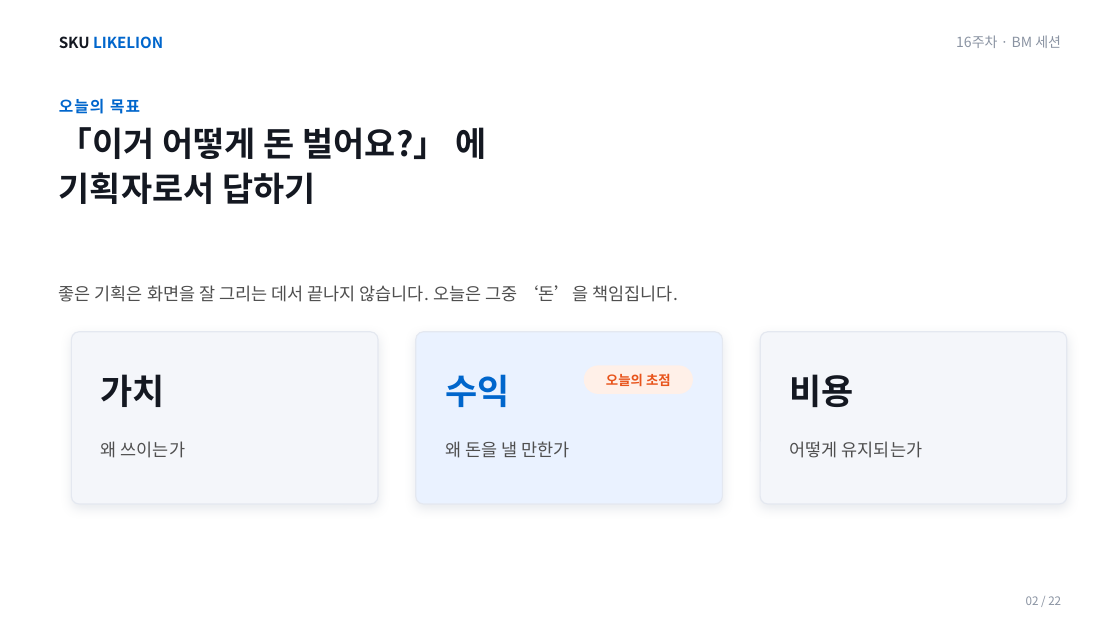
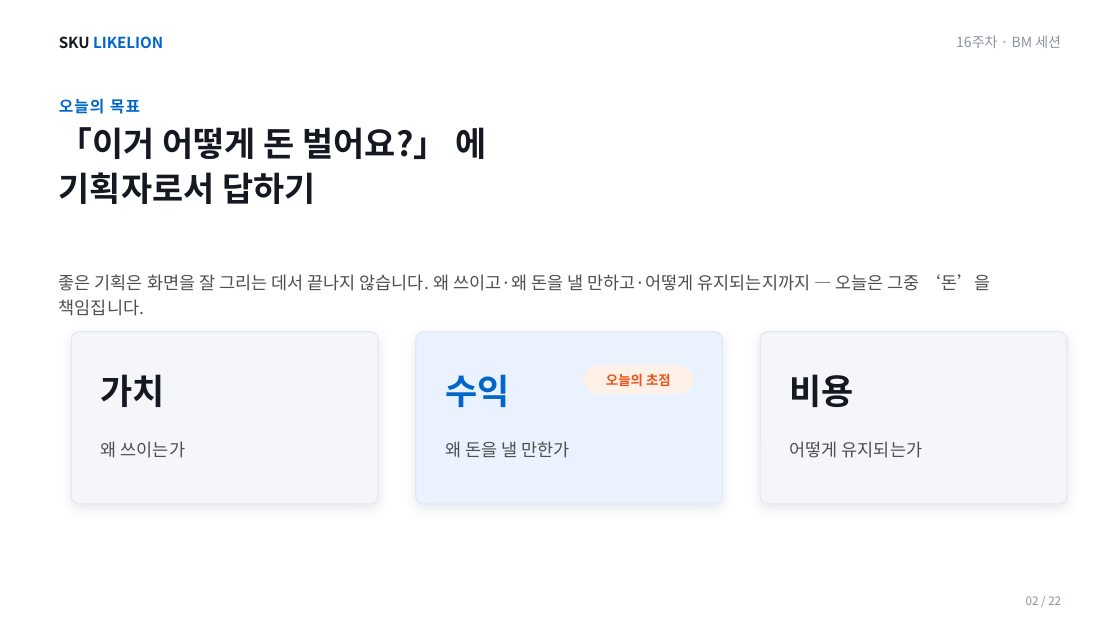
Before and after one commit to SKUnohtaekyung/BM, a slide deck: slide 2 of 슬라이드/BM_16주차_강의덱.pptx. Drawn at 1120x630 pixels with LibreOffice and Linux fonts; fonts in the diff are those of the drawing. Boxes give left, top, right and bottom in pixels: in the first picture for what was removed or moved away, otherwise in the second. Text is boxed around its words. In the diff, an @@ line names an element or a change of style, - is before the commit and + after.

```diff
--- a/슬라이드/BM_16주차_강의덱.pptx
+++ b/슬라이드/BM_16주차_강의덱.pptx
@@ text at [59, 274, 991, 316]: text changed @@
-좋은 기획은 화면을 잘 그리는 데서 끝나지 않습니다. 오늘은 그중 ‘돈’을 책임집니다.
+좋은 기획은 화면을 잘 그리는 데서 끝나지 않습니다. 왜 쓰이고·왜 돈을 낼 만하고·어떻게 유지되는지까지 — 오늘은 그중 ‘돈’을 책임집니다.
```
Also in this commit, not shown: 14 other slides changed, 1 other file.
